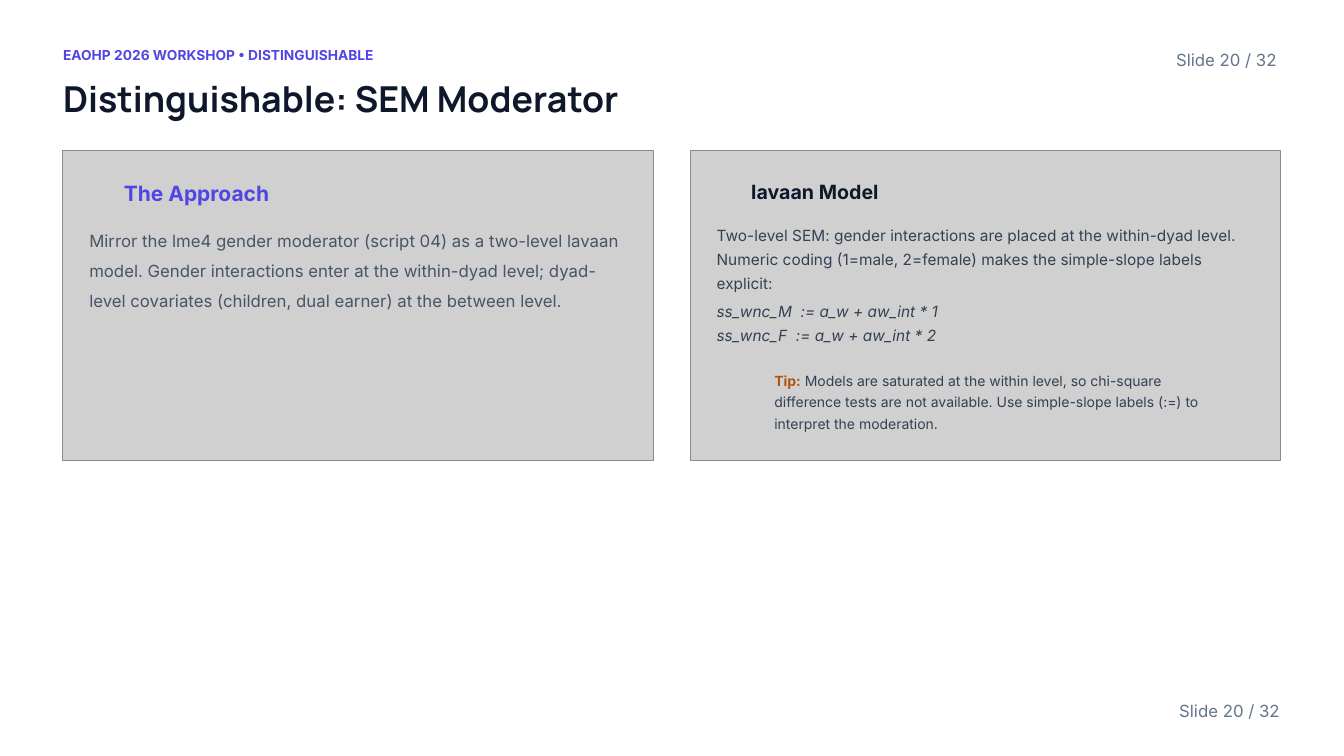
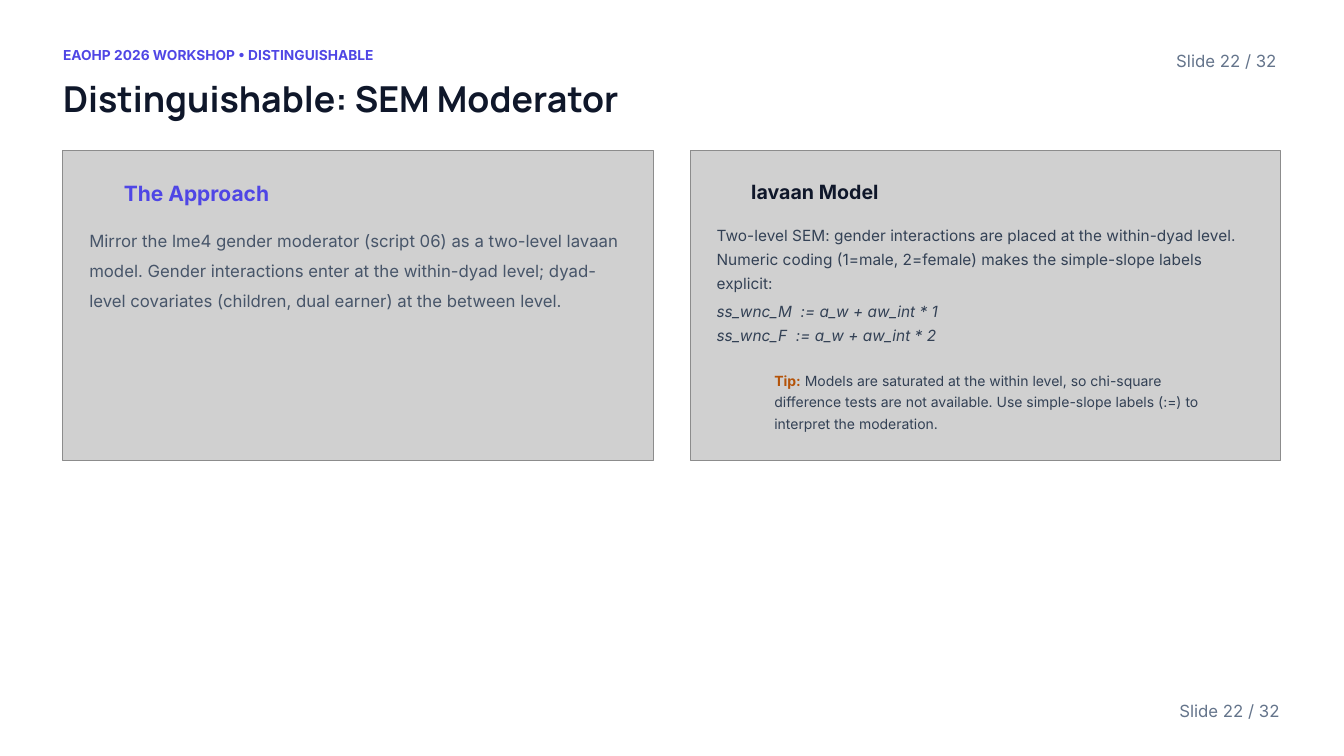
Before and after one commit to michaelides/apim, a slide deck: slide 22 of Dyadic Data Analysis in R.pptx (slide 20 before the commit). Drawn at 1344x756 pixels with LibreOffice and Linux fonts; fonts in the diff are those of the drawing; grey boxes stand for pictures; background and template pictures are left out. Boxes give left, top, right and bottom in pixels: in the first picture for what was removed or moved away, otherwise in the second. Text is boxed around its words. In the diff, an @@ line names an element or a change of style, - is before the commit and + after.

```diff
--- a/Dyadic Data Analysis in R.pptx
+++ b/Dyadic Data Analysis in R.pptx
@@ text at <box>1176,54,1277,67</box>: text changed @@
-Slide 20 / 32
+Slide 22 / 32
@@ text at <box>89,234,618,310</box>: text changed @@
-Mirror the lme4 gender moderator (script 04) as a two-level lavaan model. Gender interactions enter at the within-dyad level; dyad-level covariates (children, dual earner) at the between level.
+Mirror the lme4 gender moderator (script 06) as a two-level lavaan model. Gender interactions enter at the within-dyad level; dyad-level covariates (children, dual earner) at the between level.
@@ text at <box>1179,704,1280,717</box>: text changed @@
-Slide 20 / 32
+Slide 22 / 32
```
Also in this commit, not shown: 14 other slides changed, 20 other files.
